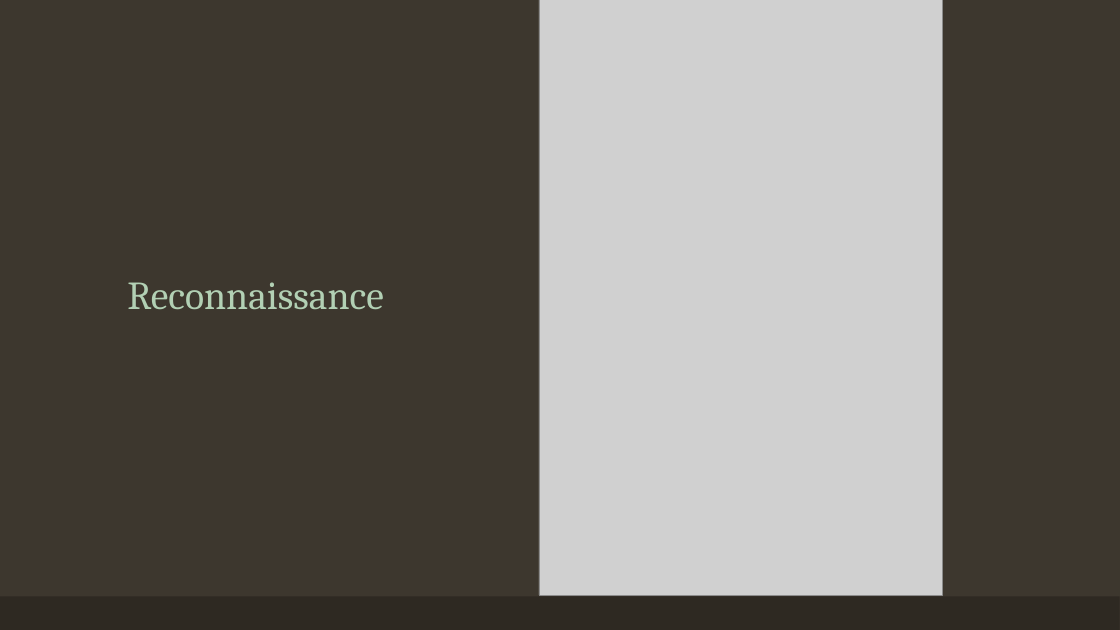
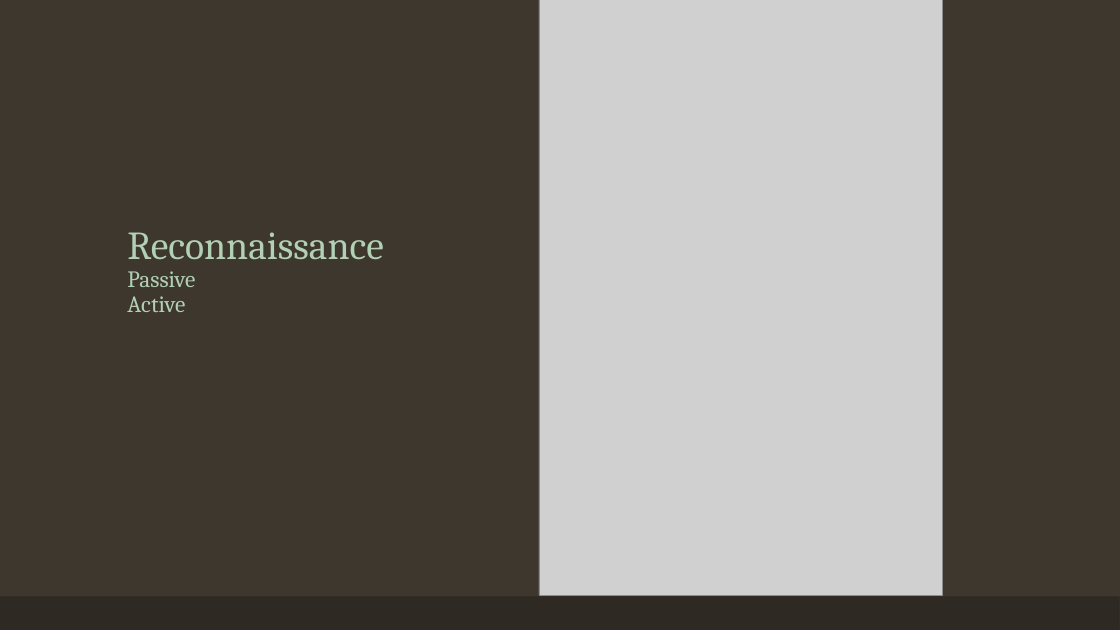
Before and after one commit to PeterWalker-Inc/ransomware, a slide deck: slide 6 of Ransomware.pptx. Drawn at 1120x630 pixels with LibreOffice and Linux fonts; fonts in the diff are those of the drawing; grey boxes stand for pictures. Boxes give left, top, right and bottom in pixels: in the first picture for what was removed or moved away, otherwise in the second. Text is boxed around its words. In the diff, an @@ line names an element or a change of style, - is before the commit and + after.

```diff
--- a/Ransomware.pptx
+++ b/Ransomware.pptx
@@ title at (x1=127, y1=232, x2=383, y2=312): text changed @@
-Reconnaissance
+Reconnaissance
+Passive
+Active
```
Also in this commit, not shown: 8 other slides changed, 7 other files.
